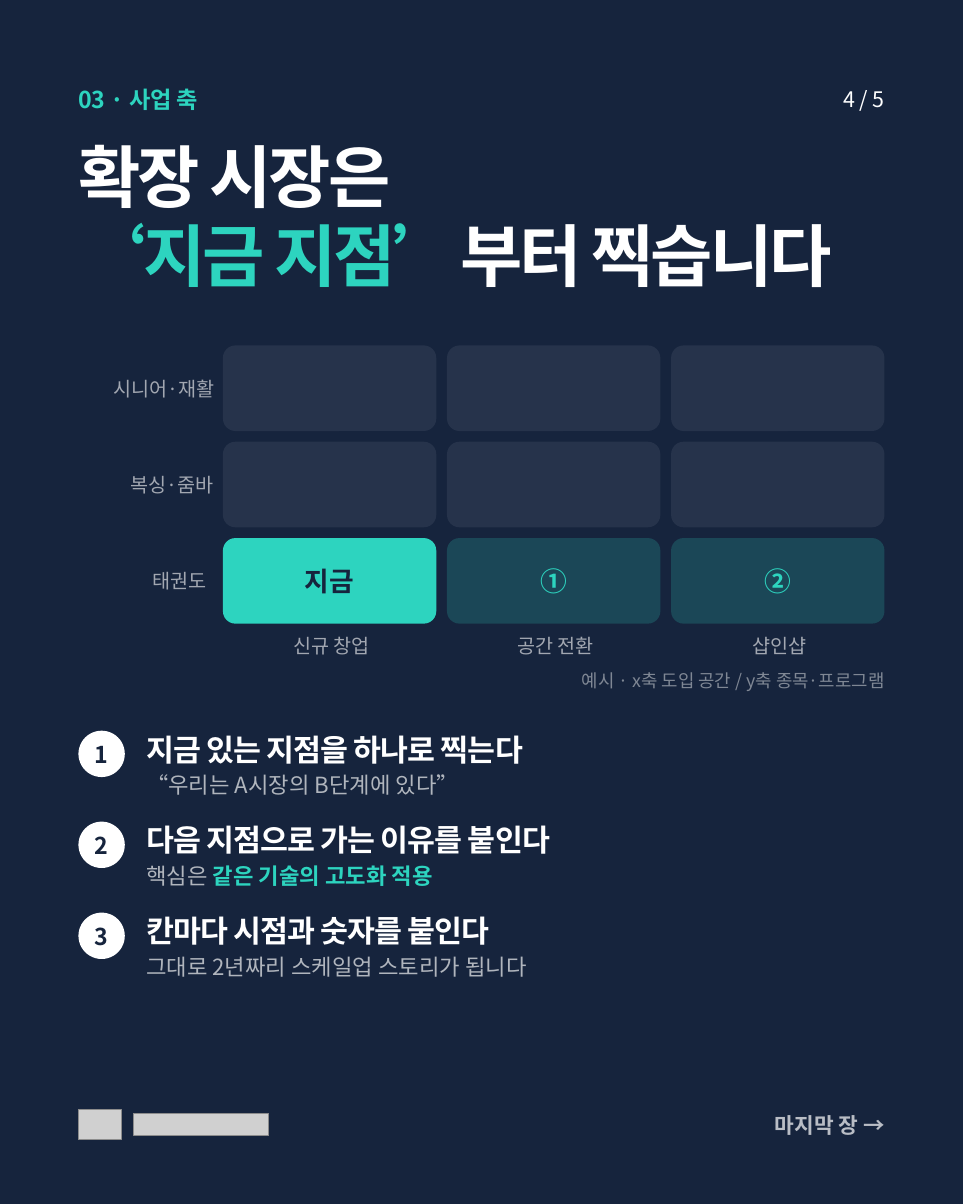
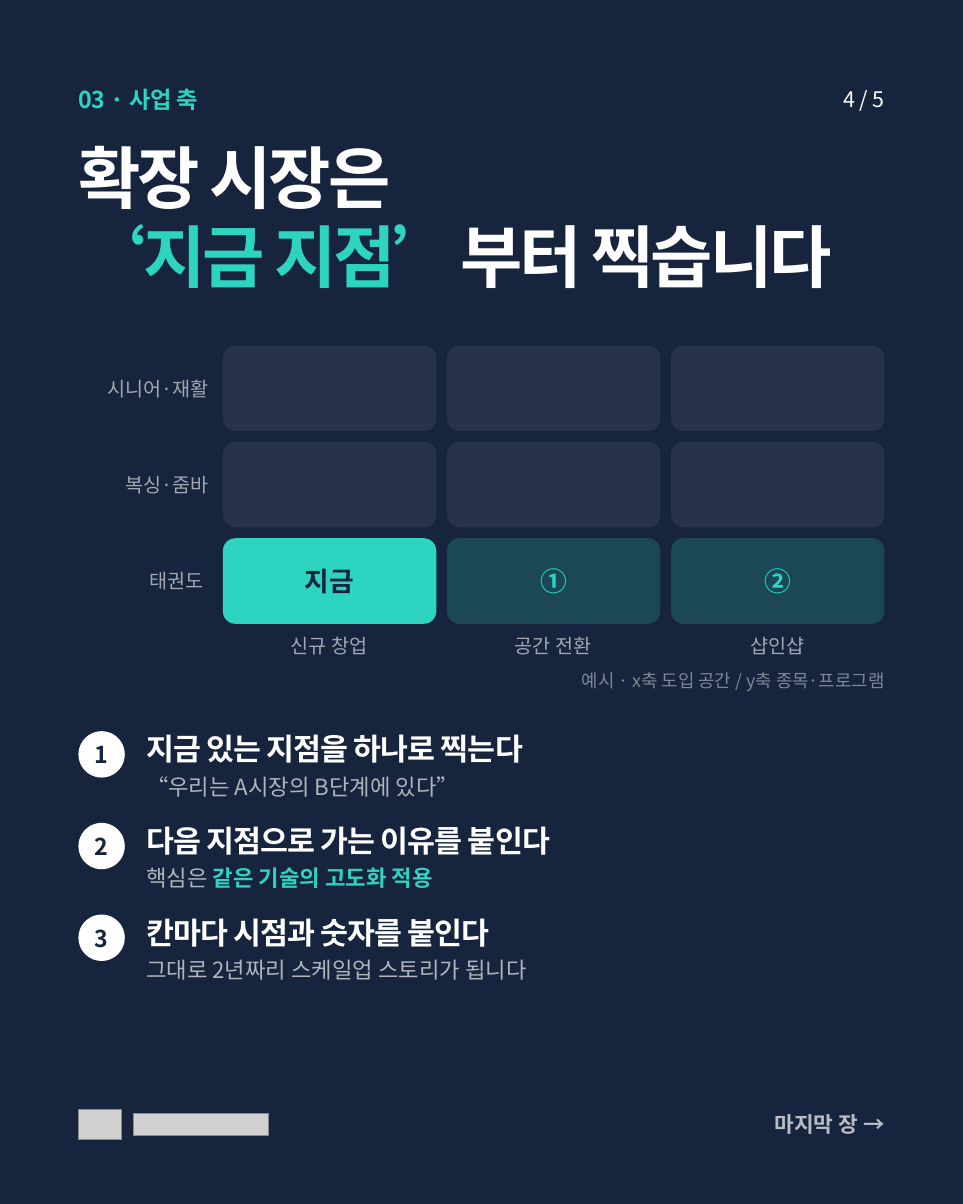
Before and after one commit to standardcho-debug/supernova, a slide deck: slide 4 of service/marketing-studio/samples/tips-v1/canva/TIPS_캐러셀_5p.pptx. Drawn at 963x1204 pixels with LibreOffice and Linux fonts; fonts in the diff are those of the drawing; grey boxes stand for pictures. Boxes give left, top, right and bottom in pixels: in the first picture for what was removed or moved away, otherwise in the second. Text is boxed around its words. In the diff, an @@ line names an element or a change of style, - is before the commit and + after.

```diff
--- a/service/marketing-studio/samples/tips-v1/canva/TIPS_캐러셀_5p.pptx
+++ b/service/marketing-studio/samples/tips-v1/canva/TIPS_캐러셀_5p.pptx
@@ line spacing 1 to 19.8pt in 6 elements at bbox=[751, 637, 805, 654], bbox=[149, 572, 203, 590], bbox=[108, 379, 209, 398], bbox=[126, 476, 209, 494], bbox=[291, 636, 367, 655], bbox=[515, 637, 591, 655] @@
@@ text "2" at bbox=[95, 837, 109, 855]: line spacing 1 to 23.4pt @@
@@ text "3" at bbox=[95, 929, 109, 948]: line spacing 1 to 23.4pt @@
@@ text "칸마다 시점과 숫자를 붙인다" at bbox=[146, 918, 490, 947]: line spacing 1 to 30.6pt @@
@@ line spacing 1 to 22.5pt in 3 elements at bbox=[146, 776, 459, 797], bbox=[146, 867, 433, 888], bbox=[146, 959, 526, 980] @@
```
Also in this commit, not shown: 4 other slides changed, 7 other files.
